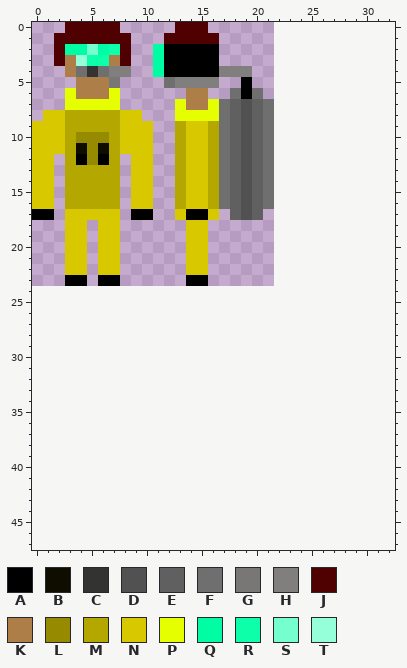
A pixel-art sprite gets an edit: characters/character.png. Above is the file before it was changed.
The file is 22x24 pixels. Colours within 5 levels of each other are drawn and written as one. The old version is drawn lined up with the new one, on the new canvas.
Palette (. is transparent): A #000000  B #0f0d00  C #333332  D #515151  E #606060  F #6f6f6f  G #797676  H #817e7e  J #4f0000  K #ae7e48  L #968b00  M #b4a700  N #d8c800  P #e5ff00  Q #00fda4  R #0dffaa  S #76ffce  T #94ffd9
Pixels before, first column x 0:
 0 ...JJJJJ.....JJJ......
 1 ..JJJJJJJ...JJJJJ.....
 2 ..JQQSQRJ..QAAAAA.....
 3 ..JKTRRKJ..QAAAAA.....
 4 ...KFCFHH..QAAAAAHHH..
 5 ....KKKG....FHHHH..A..
 6 ...PKKKP......KK..FAF.
 7 ...PPPPP.....PKKPFEDEF
 8 .NNMMMMMNN...PPPPFEDEF
 9 NNNMMMMMNNN..MNNMFEDEF
10 NNNMLLLMNNN..MNNMFEDEF
11 NNNMBLBMNNN..MNNMFEDEF
12 NN.MALAM.NN..MNNMFEDEF
13 NN.MMMMM.NN..MNNMFEDEF
14 NN.MMMMM.NN..MNNMFEDEF
15 NN.MMMMM.NN..MNNMFEDEF
16 NN.MMMMM.NN..MNNMFEDEF
17 AA.NNNNN.AA..NAAN.EDE.
18 ...NN.NN......NN......
19 ...NN.NN......NN......
20 ...NN.NN......NN......
21 ...NN.NN......NN......
22 ...NN.NN......NN......
23 ...AA.AA......AA......
New version:
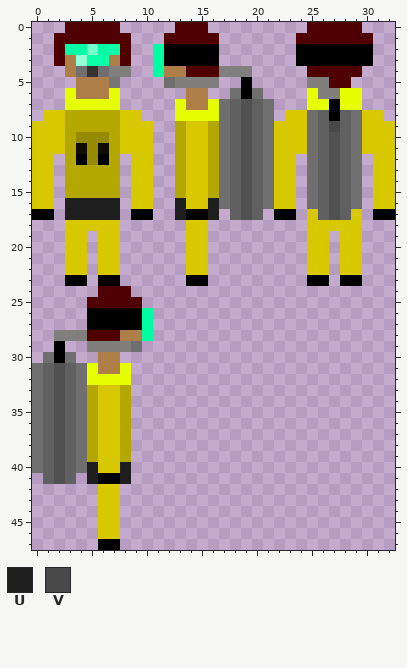
Colours new in this view: U #1e1e1e  V #494949
Changes in this commit:
{"change": "canvas 22x24 -> 33x48"}
{"y":0,"x":25,"old":".....","new":"JJJJJ"}
{"y":1,"x":24,"old":".......","new":"JJJJJJJ"}
{"y":2,"x":24,"old":".......","new":"AAAAAAA"}
{"y":3,"x":24,"old":".......","new":"AAAAAAA"}
{"y":4,"x":12,"old":"AAAAA","new":"KKJJJ"}
{"y":4,"x":25,"old":".....","new":"JJJJJ"}
{"y":5,"x":25,"old":"....","new":"HHJJ"}
{"y":6,"x":25,"old":".....","new":"PHHPP"}
{"y":7,"x":25,"old":".....","new":"PPAPP"}
{"y":8,"x":23,"old":".........","new":"NNFEAEFNN"}
{"y":9,"x":22,"old":"...........","new":"NNNFEVEFNNN"}
{"y":10,"x":22,"old":"...........","new":"NNNFEDEFNNN"}
{"y":11,"x":22,"old":"...........","new":"NNNFEDEFNNN"}
{"y":12,"x":22,"old":"..","new":"NN"}
{"y":12,"x":25,"old":".....","new":"FEDEF"}
{"y":12,"x":31,"old":"..","new":"NN"}
{"y":13,"x":22,"old":"..","new":"NN"}
{"y":13,"x":25,"old":".....","new":"FEDEF"}
{"y":13,"x":31,"old":"..","new":"NN"}
{"y":14,"x":22,"old":"..","new":"NN"}
{"y":14,"x":25,"old":".....","new":"FEDEF"}
{"y":14,"x":31,"old":"..","new":"NN"}
{"y":15,"x":22,"old":"..","new":"NN"}
{"y":15,"x":25,"old":".....","new":"FEDEF"}
{"y":15,"x":31,"old":"..","new":"NN"}
{"y":16,"x":3,"old":"MMMMM","new":"UUUUU"}
{"y":16,"x":13,"old":"M","new":"U"}
{"y":16,"x":16,"old":"M","new":"U"}
{"y":16,"x":22,"old":"..","new":"NN"}
{"y":16,"x":25,"old":".....","new":"FEDEF"}
{"y":16,"x":31,"old":"..","new":"NN"}
{"y":17,"x":3,"old":"NNNNN","new":"UUUUU"}
{"y":17,"x":13,"old":"N","new":"U"}
{"y":17,"x":16,"old":"N","new":"U"}
{"y":17,"x":22,"old":"..","new":"AA"}
{"y":17,"x":25,"old":".....","new":"NEDEN"}
{"y":17,"x":31,"old":"..","new":"AA"}
{"y":18,"x":5,"old":".","new":"N"}
{"y":18,"x":25,"old":".....","new":"NNNNN"}
{"y":19,"x":25,"old":"..","new":"NN"}
{"y":19,"x":28,"old":"..","new":"NN"}
{"y":20,"x":25,"old":"..","new":"NN"}
{"y":20,"x":28,"old":"..","new":"NN"}
{"y":21,"x":25,"old":"..","new":"NN"}
{"y":21,"x":28,"old":"..","new":"NN"}
{"y":22,"x":25,"old":"..","new":"NN"}
{"y":22,"x":28,"old":"..","new":"NN"}
{"y":23,"x":25,"old":"..","new":"AA"}
{"y":23,"x":28,"old":"..","new":"AA"}
{"y":24,"x":6,"old":"...","new":"JJJ"}
{"y":25,"x":5,"old":".....","new":"JJJJJ"}
{"y":26,"x":5,"old":"......","new":"AAAAAQ"}
{"y":27,"x":5,"old":"......","new":"AAAAAQ"}
{"y":28,"x":2,"old":".........","new":"HHHJJJKKQ"}
{"y":29,"x":2,"old":".","new":"A"}
{"y":29,"x":5,"old":".....","new":"HHHHF"}
{"y":30,"x":1,"old":"...","new":"FAF"}
{"y":30,"x":6,"old":"..","new":"KK"}
{"y":31,"x":0,"old":".........","new":"FEDEFPKKP"}
{"y":32,"x":0,"old":".........","new":"FEDEFPPPP"}
{"y":33,"x":0,"old":".........","new":"FEDEFMNNM"}
{"y":34,"x":0,"old":".........","new":"FEDEFMNNM"}
{"y":35,"x":0,"old":".........","new":"FEDEFMNNM"}
{"y":36,"x":0,"old":".........","new":"FEDEFMNNM"}
{"y":37,"x":0,"old":".........","new":"FEDEFMNNM"}
{"y":38,"x":0,"old":".........","new":"FEDEFMNNM"}
{"y":39,"x":0,"old":".........","new":"FEDEFMNNM"}
{"y":40,"x":0,"old":".........","new":"FEDEFUNNU"}
{"y":41,"x":1,"old":"...","new":"EDE"}
{"y":41,"x":5,"old":"....","new":"UAAU"}
{"y":42,"x":6,"old":"..","new":"NN"}
{"y":43,"x":6,"old":"..","new":"NN"}
{"y":44,"x":6,"old":"..","new":"NN"}
{"y":45,"x":6,"old":"..","new":"NN"}
{"y":46,"x":6,"old":"..","new":"NN"}
{"y":47,"x":6,"old":"..","new":"AA"}
